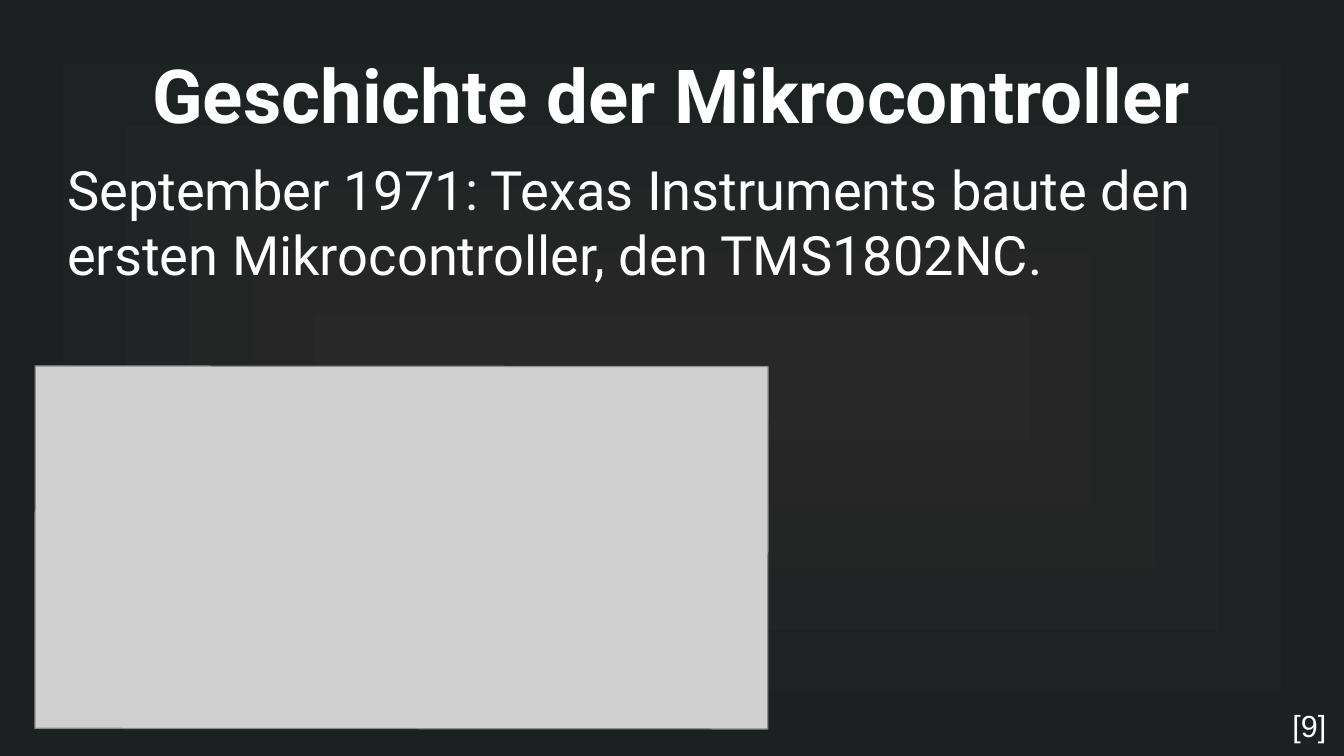
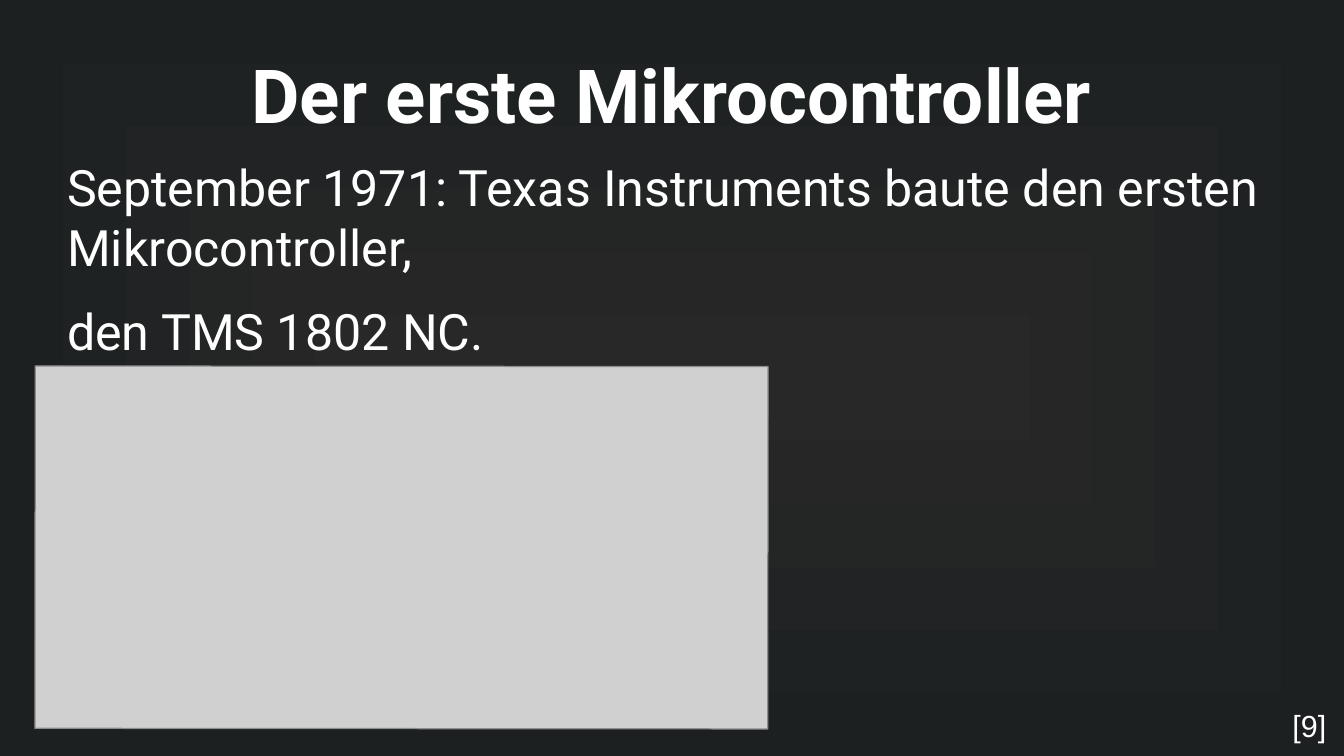
Before and after one commit to MuffinKran24/IMP_GFS, a slide deck: slide 5 of Mikrocontroller_GFS.odp. Drawn at 1344x756 pixels with LibreOffice and Linux fonts; fonts in the diff are those of the drawing; grey boxes stand for pictures. Boxes give left, top, right and bottom in pixels: in the first picture for what was removed or moved away, otherwise in the second. Text is boxed around its words. In the diff, an @@ line names an element or a change of style, - is before the commit and + after.

```diff
--- a/Mikrocontroller_GFS.odp
+++ b/Mikrocontroller_GFS.odp
@@ title at bbox=[251, 67, 1091, 124]: text changed @@
-Geschichte der Mikrocontroller
+Der erste Mikrocontroller
@@ text at bbox=[67, 168, 1258, 351]: text changed; size 32 to 29.6 pt @@
-September 1971: Texas Instruments baute den ersten Mikrocontroller, den TMS1802NC.
+September 1971: Texas Instruments baute den ersten Mikrocontroller,
+den TMS 1802 NC.
```
Also in this commit, not shown: 3 other slides changed, 3 slides added, 2 slides removed, 3 other files.
